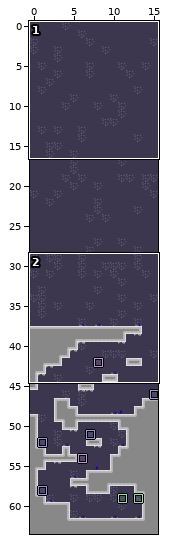
LDtk project: res/ProjectClimbLevels.ldtk. Above: a wide view before the commit, with the close-up outlined.
Close-up. The starting point:
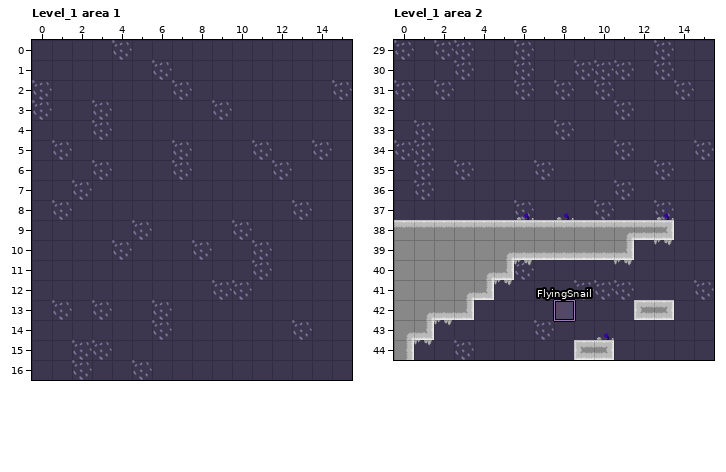
Cells are 32x32 px. Shown: Level_1 area 1 x 0..15, y 0..16; Level_1 area 2 x 0..15, y 29..44. The commit also changed other parts of the map, which this record leaves out.
After the commit:
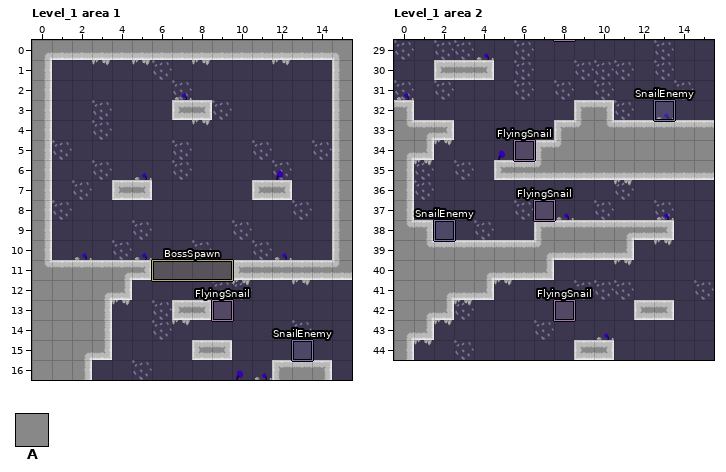
Key: from "BaseLayer": A 1 "Rock".
_ is an empty cell, . an unchanged one.
Objects are placed by their top-left corner, in cells (3,4 is the top-left corner of cell 3,4); size is 1x1 cell unless given.
Commit message: Added the final boss (a giant snail) This is the lamest boss I've ever made
The edit:
--- layer "BaseLayer", Level_1 area 1
@@ x 0..15 @@
- 0 ________________
- 1 _.............._
- 2 _.............._
- 3 _......__......_
- 4 _.............._
- 5 _.............._
- 6 _.............._
- 7 _...__.....__.._
- 8 _.............._
- 9 _.............._
-10 _.............._
-11 ______....______
-12 _____...........
-13 ____...__.......
-14 ____............
-15 ____....__......
-16 ___.........___.
+ 0 AAAAAAAAAAAAAAAA
+ 1 A..............A
+ 2 A..............A
+ 3 A......AA......A
+ 4 A..............A
+ 5 A..............A
+ 6 A..............A
+ 7 A...AA.....AA..A
+ 8 A..............A
+ 9 A..............A
+10 A..............A
+11 AAAAAA....AAAAAA
+12 AAAAA...........
+13 AAAA...AA.......
+14 AAAA............
+15 AAAA....AA......
+16 AAA.........AAA.
--- layer "Entities", Level_1 area 1
+"SnailEnemy" rectangle at 13,15
+"FlyingSnail" rectangle at 9,13
+"BossSpawn" rectangle at 6,11 size 4x1
--- layer "BaseLayer", Level_1 area 2
@@ x 2..4 @@
-30 ___
+30 AAA
@@ x 0..15 @@
-32 _........__.....
-33 ___.....________
-34 __....._________
-35 _....___________
-36 _...............
-37 _...............
-38 ..AAAAA.........
+32 A........AA.....
+33 AAA.....AAAAAAAA
+34 AA.....AAAAAAAAA
+35 A....AAAAAAAAAAA
+36 A...............
+37 A...............
+38 .._____.........
@@ x 6..7 @@
-40 __
+40 AA
@@ x 3..3 @@
-42 A
+42 _
--- layer "Entities", Level_1 area 2
+"SnailEnemy" rectangle at 2,38
+"FlyingSnail" rectangle at 7,37
+"FlyingSnail" rectangle at 6,34
+"SnailEnemy" rectangle at 13,32
